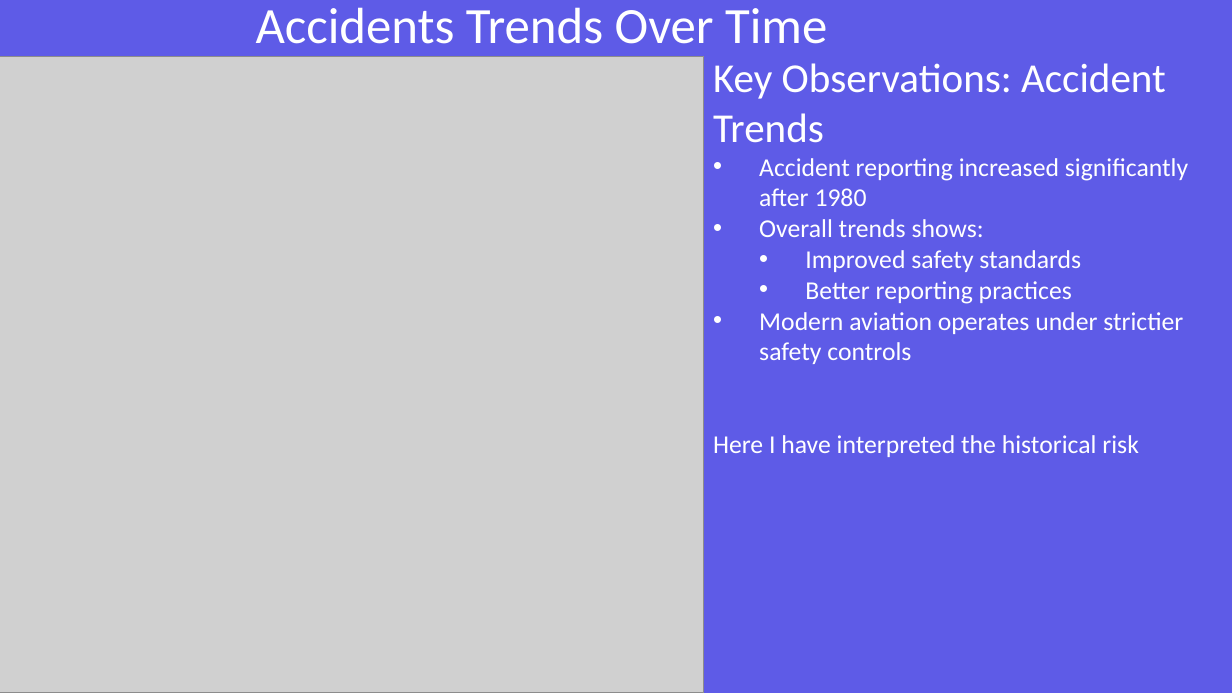
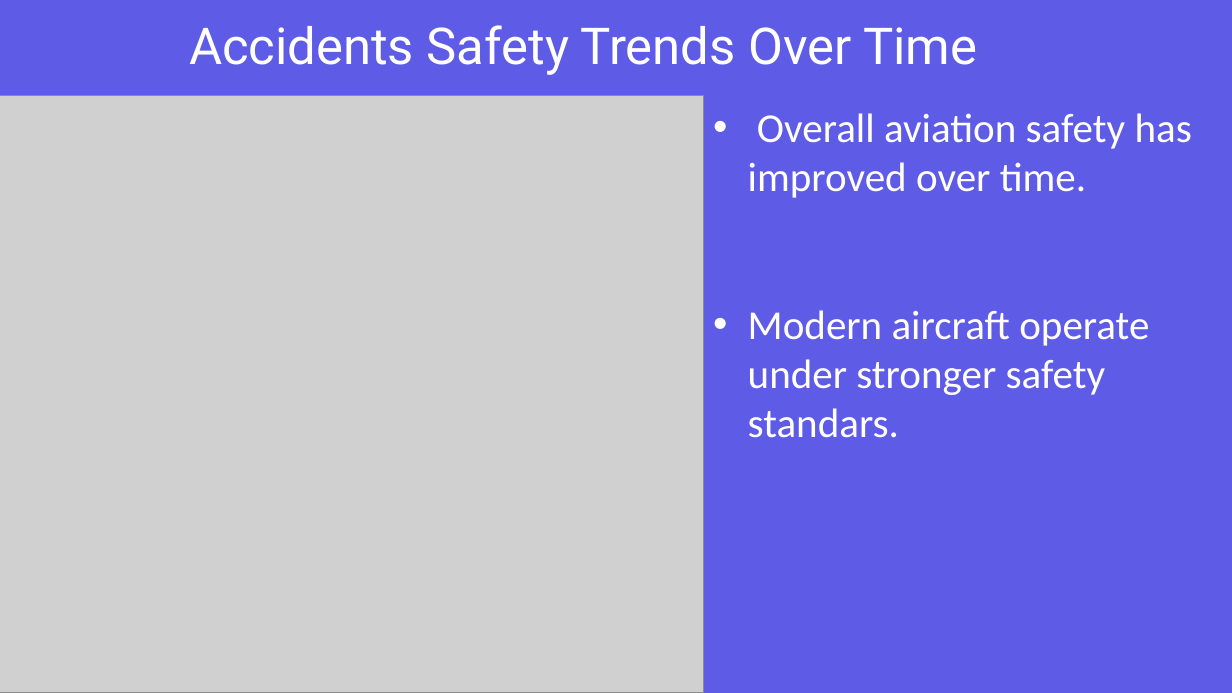
Before and after one commit to ChairoSolutions/New-Aviation-LowRisk-AircraftPurchase-Project, a slide deck: slide 4 of Presentation/Low Risk Aircraft Selection Using Historical Aviation Accident Data.pptx (slide 6 before the commit). Drawn at 1232x693 pixels with LibreOffice and Linux fonts; fonts in the diff are those of the drawing; grey boxes stand for pictures. Boxes give left, top, right and bottom in pixels: in the first picture for what was removed or moved away, otherwise in the second. Text is boxed around its words. In the diff, an @@ line names an element or a change of style, - is before the commit and + after.

```diff
--- a/Presentation/Low Risk Aircraft Selection Using Historical Aviation Accident Data.pptx
+++ b/Presentation/Low Risk Aircraft Selection Using Historical Aviation Accident Data.pptx
@@ title at bbox=[189, 25, 977, 75]: text changed; font Calibri to Roboto @@
-Accidents Trends Over Time
+Accidents Safety Trends Over Time
@@ picture: place and size @@
-picture at bbox=[0, 56, 704, 693]
+picture at bbox=[0, 96, 704, 693]
@@ text at bbox=[748, 113, 1192, 438]: text changed; size 20 to 32 pt @@
-Key Observations: Accident Trends
-• Accident reporting increased significantly after 1980
-• Overall trends shows:
-  • Improved safety standards
-  • Better reporting practices
-• Modern aviation operates under strictier safety controls
-Here I have interpreted the historical risk
+• Overall aviation safety has improved over time.
+• Modern aircraft operate under stronger safety standars.
```
Also in this commit, not shown: 8 other slides changed, 1 slide added, 6 slides removed, 8 other files.
